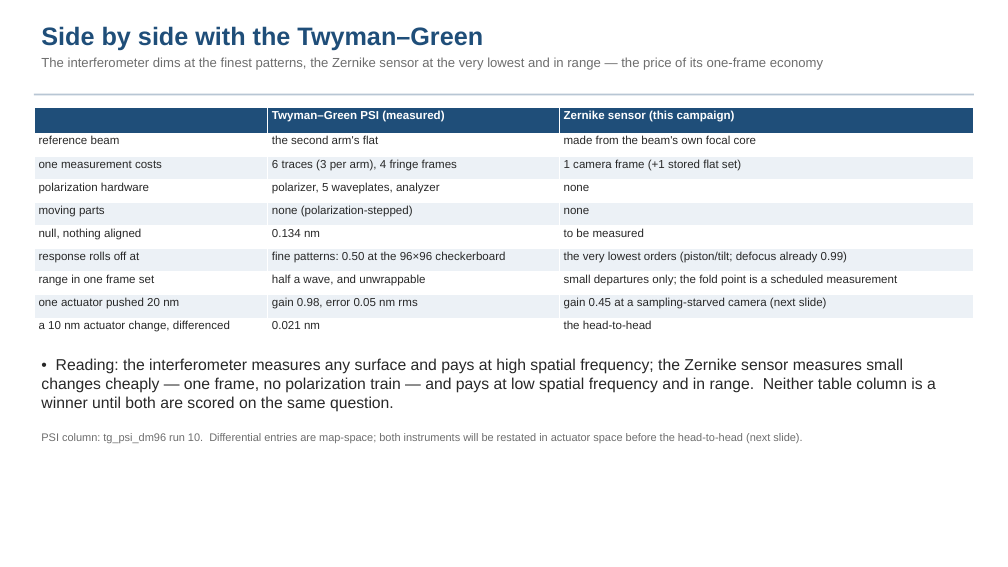
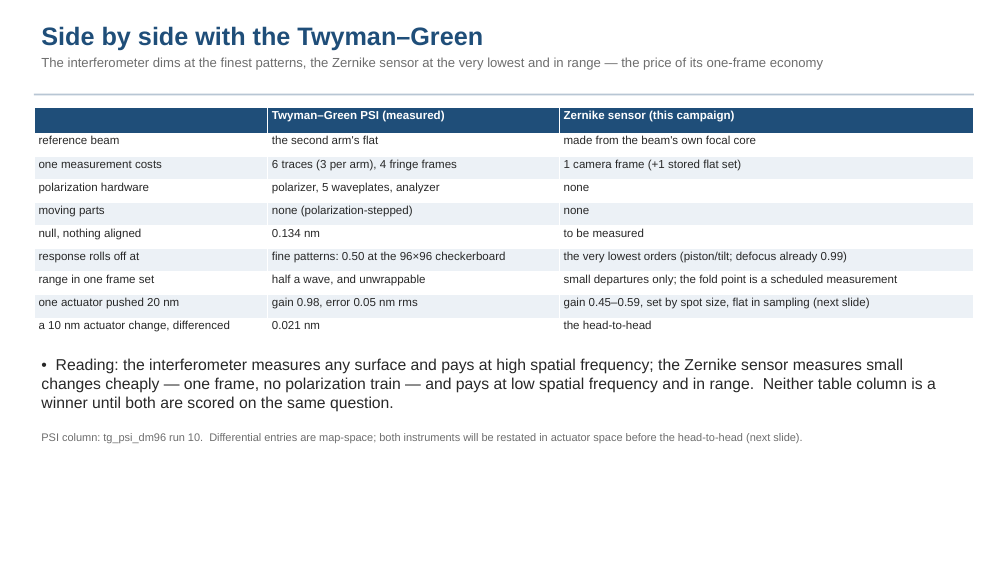
Before and after one commit to nasa-jpl/macos, a slide deck: slide 7 of demo_session/deck_zwfs.pptx. Drawn at 1008x567 pixels with LibreOffice and Linux fonts; fonts in the diff are those of the drawing. Boxes give left, top, right and bottom in pixels: in the first picture for what was removed or moved away, otherwise in the second. Text is boxed around its words. In the diff, an @@ line names an element or a change of style, - is before the commit and + after.

```diff
--- a/demo_session/deck_zwfs.pptx
+++ b/demo_session/deck_zwfs.pptx
@@ table at (34,107,975,339) @@
-row 9, column 3: gain 0.45 at a sampling-starved camera (next slide)
+row 9, column 3: gain 0.45–0.59, set by spot size, flat in sampling (next slide)
```
Also in this commit, not shown: 1 other slide changed, 2 other files.
